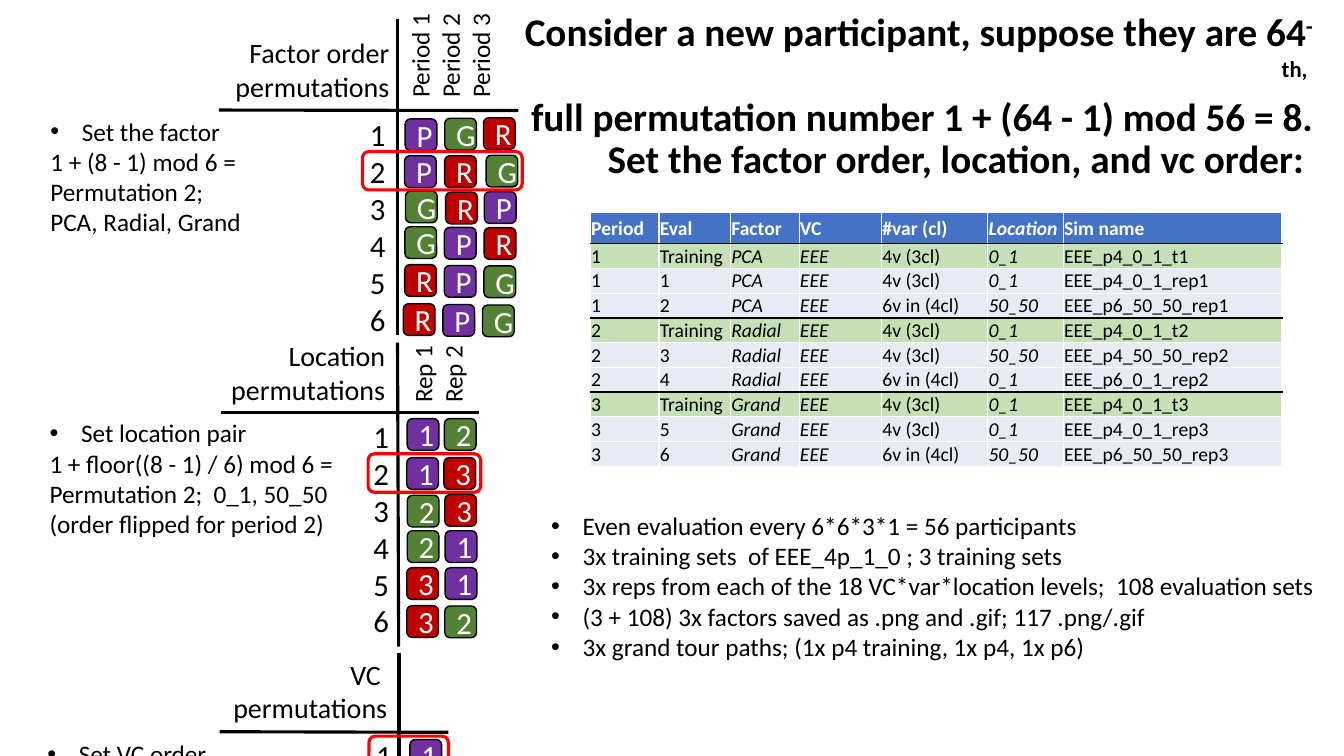
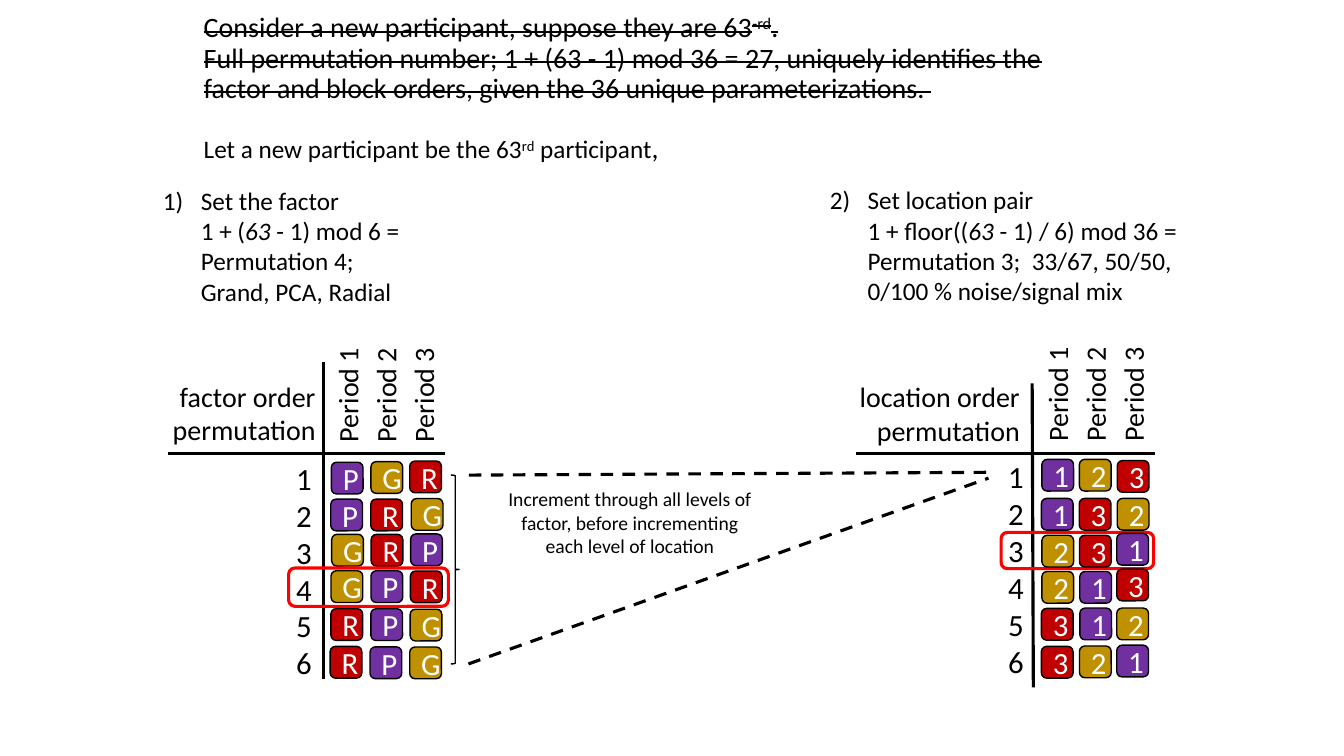
Before and after one commit to nspyrison/spinifex_study, a slide deck: slide 3 of paper/figures/Experimental design graphics.pptx. Drawn at 1344x756 pixels with LibreOffice and Linux fonts; fonts in the diff are those of the drawing. Boxes give left, top, right and bottom in pixels: in the first picture for what was removed or moved away, otherwise in the second. Text is boxed around its words. In the diff, an @@ line names an element or a change of style, - is before the commit and + after.

```diff
--- a/paper/figures/Experimental design graphics.pptx
+++ b/paper/figures/Experimental design graphics.pptx
@@ title "Consider a new participant, suppose ..." at (204,17,1041,162): vertical alignment middle to top @@
@@ title at (204,17,1041,162): text changed; size 28 to 20 pt; bold off @@
-Consider a new participant, suppose they are 64-th,
-full permutation number 1 + (64 - 1) mod 56 = 8.
-Set the factor order, location, and vc order:
+Consider a new participant, suppose they are 63-rd.
+Full permutation number; 1 + (63 - 1) mod 36 = 27, uniquely identifies the factor and block orders, given the 36 unique parameterizations.
+Let a new participant be the 63rd participant,
@@ text at (201,192,392,304): text changed @@
-• Set the factor
-1 + (8 - 1) mod 6 =
-Permutation 2;
-PCA, Radial, Grand
+1) Set the factor
+   1 + (63 - 1) mod 6 =
+   Permutation 4;
+   Grand, PCA, Radial
@@ text at (868,191,1172,305): text changed @@
-• Set location pair
-1 + floor((8 - 1) / 6) mod 6 =
-Permutation 2; 0_1, 50_50
-(order flipped for period 2)
+2) Set location pair
+   1 + floor((63 - 1) / 6) mod 36 =
+   Permutation 3; 33/67, 50/50, 0/100 % noise/signal mix
@@ table removed at (591,212,1282,468), 10 rows, 7 columns @@
-Period | Eval | Factor | VC | #var (cl) | Location | Sim name
-1 | Training | PCA | EEE | 4v (3cl) | 0_1 | EEE_p4_0_1_t1
-1 | 1 | PCA | EEE | 4v (3cl) | 0_1 | EEE_p4_0_1_rep1
-1 | 2 | PCA | EEE | 6v in (4cl) | 50_50 | EEE_p6_50_50_rep1
-2 | Training | Radial | EEE | 4v (3cl) | 0_1 | EEE_p4_0_1_t2
-2 | 3 | Radial | EEE | 4v (3cl) | 50_50 | EEE_p4_50_50_rep2
-2 | 4 | Radial | EEE | 6v in (4cl) | 0_1 | EEE_p6_0_1_rep2
-3 | Training | Grand | EEE | 4v (3cl) | 0_1 | EEE_p4_0_1_t3
-3 | 5 | Grand | EEE | 4v (3cl) | 0_1 | EEE_p4_0_1_rep3
-3 | 6 | Grand | EEE | 6v in (4cl) | 50_50 | EEE_p6_50_50_rep3
@@ text "Period 1" at (1041,348,1151,439): rotation 0 to 270 degrees @@
@@ text "Period 1": place and size @@
-text "Period 1" at (406,14,497,96)
+text "Period 1" at (332,349,441,440)
@@ text "Period 1" at (332,349,441,440): size 18 to 20 pt; more space between paragraphs @@
@@ text removed at (408,346,470,401) @@
-Rep 1
-Rep 2
@@ text at (1041,348,1151,439): text changed; size 22 to 20 pt @@
-1
-2
-3
+Period 1
+Period 2
+Period 3
@@ text at (173,387,316,445): text changed @@
-Factor order
-permutations
+factor order
+permutation
@@ 13 rounded rectangles, 1 text, 1 line: place and size @@
-13 rounded rectangles, 1 text, 1 line at (370,19,517,336)
+13 rounded rectangles, 1 text, 1 line at (296,362,443,679)
@@ text at (860,387,1020,446): text changed @@
-Location
-permutations
+location order
+permutation
@@ 12 rounded rectangles, 1 text, 1 line: place and size @@
-12 rounded rectangles, 1 text, 1 line at (373,343,477,646)
+12 rounded rectangles, 1 text, 1 line at (1008,383,1111,688)
@@ line moved from (219, 110) - (518, 111) to (167, 454) - (445, 454) @@
@@ line moved from (221, 412) - (479, 412) to (856, 454) - (1155, 454) @@
@@ text removed at (583,517,1313,661) @@
-• Even evaluation every 6*6*3*1 = 56 participants
-• 3x training sets of EEE_4p_1_0 ; 3 training sets
-• 3x reps from each of the 18 VC*var*location levels; 108 evaluation sets
-• (3 + 108) 3x factors saved as .png and .gif; 117 .png/.gif
-• 3x grand tour paths; (1x p4 training, 1x p4, 1x p6)
@@ rounded rectangle: place and size @@
-rounded rectangle at (368,454,481,492)
+rounded rectangle at (1001,532,1153,569)
@@ rounded rectangle "1": place and size @@
-rounded rectangle "1" at (410,740,442,756)
+rounded rectangle "1" at (1117,533,1148,565)
@@ rounded rectangle: place and size @@
-rounded rectangle at (363,151,523,190)
+rounded rectangle at (288,568,449,606)
@@ text removed at (775,548,901,569) @@
-• Set VC order
-1 + floor((8 - 1)/ 36) mod 3 =
-Permutation 1; EEE
@@ rounded rectangle "R": place and size @@
-rounded rectangle "R" at (403,303,435,335)
+rounded rectangle "R" at (331,646,362,678)
@@ 4 rounded rectangles: place and size @@
-4 rounded rectangles at (405,192,516,337)
+4 rounded rectangles at (332,534,442,679)
@@ fill #548235 to #BF9000 in 10 elements at (371,462,402,493), (410,609,442,640), (332,534,363,566), (411,499,443,530), (331,571,362,602), (409,647,441,679), (1080,460,1111,491), (1043,535,1074,567), (1043,572,1074,603), (1080,646,1111,678) @@
@@ group added at (451,461,1148,677): 5 rounded rectangles, 2 lines, 1 text, 1 right brace @@
+Increment through all levels of factor, before incrementing each level of location
+3
+2
+3
+2
+1
@@ group removed at (220,653,449,756): 2 lines, 1 text, 1 rounded rectangle @@
-VC
-permutations
```
Also in this commit, not shown: 3 other slides changed, 2 slides added, 9 other files.
